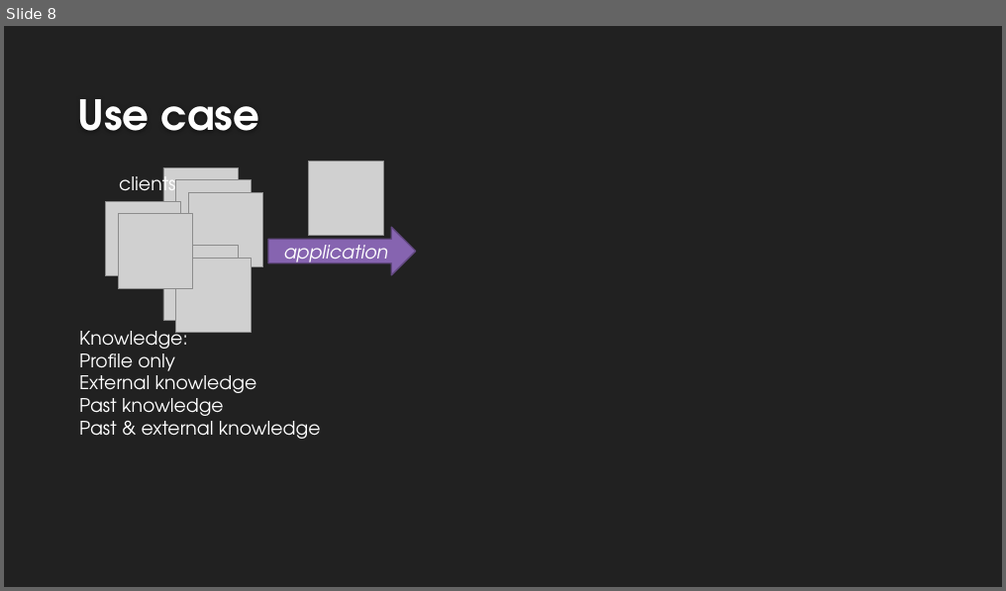
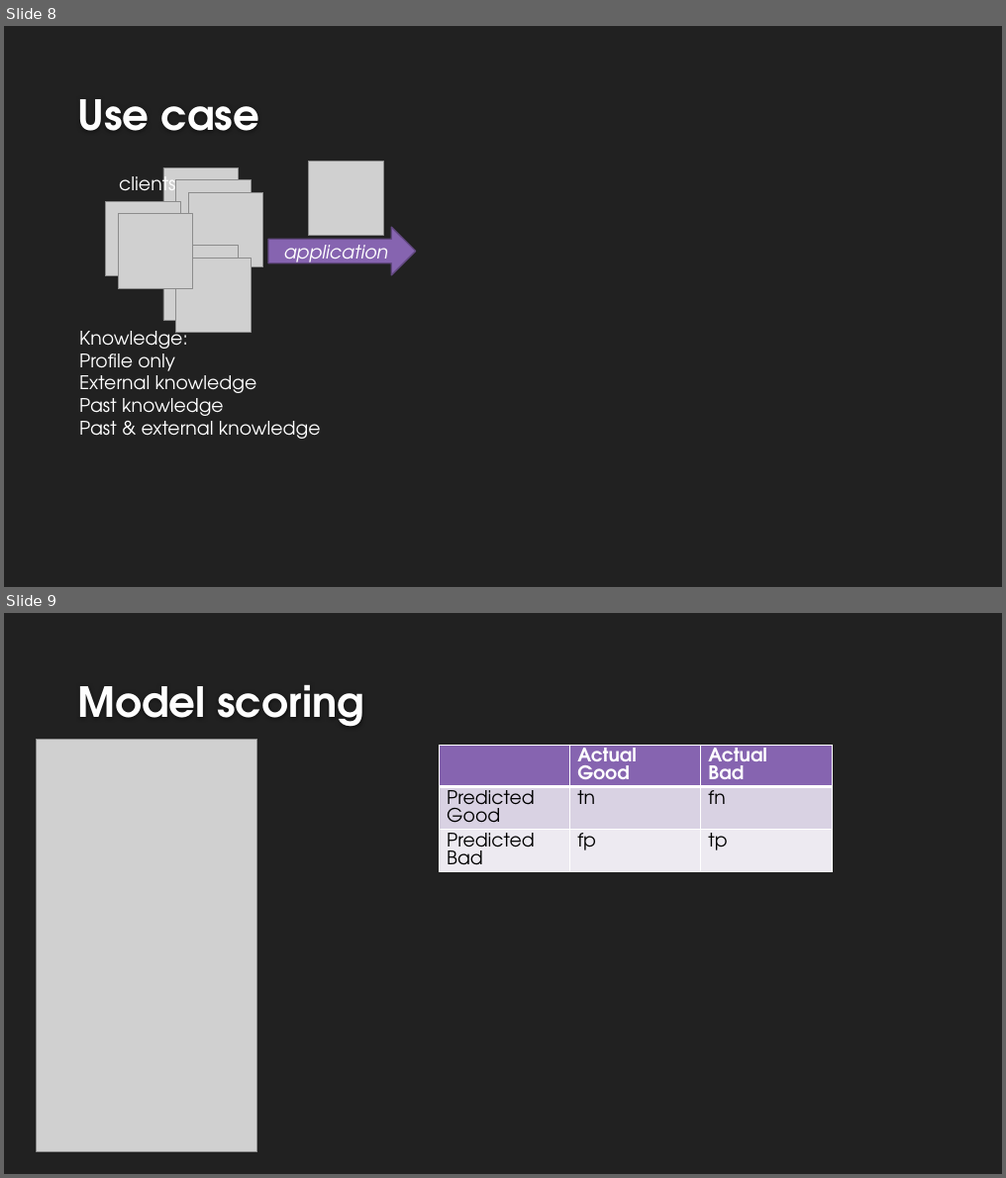
Before and after one commit to EtienneLardeur/P7_Scoring, a slide deck: P7_Support.pptx. Shown one above the other, each under a label of ours: slide 8 before the commit, slides 8 and 9 after it. The pictures are 1006x591 and 1006x1178 pixels, drawn with LibreOffice and Linux fonts; fonts in the diff are those of the drawing; grey boxes stand for pictures; background and template pictures are left out. Boxes give left, top, right and bottom in pixels: in the first picture for what was removed or moved away, otherwise in the second. Text is boxed around its words. In the diff, an @@ line names an element or a change of style, - is before the commit and + after.

Commit message:
split EDA - Model
EDA : encore des aspects à corriger / finaliser   :-/
Model : le scoring n'est pas encore viable (mais le F1-score semble une alternative crédible)  :-(

```diff
--- a/P7_Support.pptx
+++ b/P7_Support.pptx
@@ slide 9 added at box(4, 613, 1002, 1174), background #212121 @@
@@ title added at box(78, 684, 365, 727), 40 pt, text #FEFEFE, bold @@
+Model scoring
@@ picture added at box(37, 739, 257, 1152) @@
@@ table added at box(440, 745, 833, 902), 3 rows, 3 columns @@
+ | Actual Good | Actual / Bad
+Predicted Good | tn | fn
+Predicted / Bad | fp | tp
```
Also in this commit, not shown: 4 slides removed, 2 other files.
